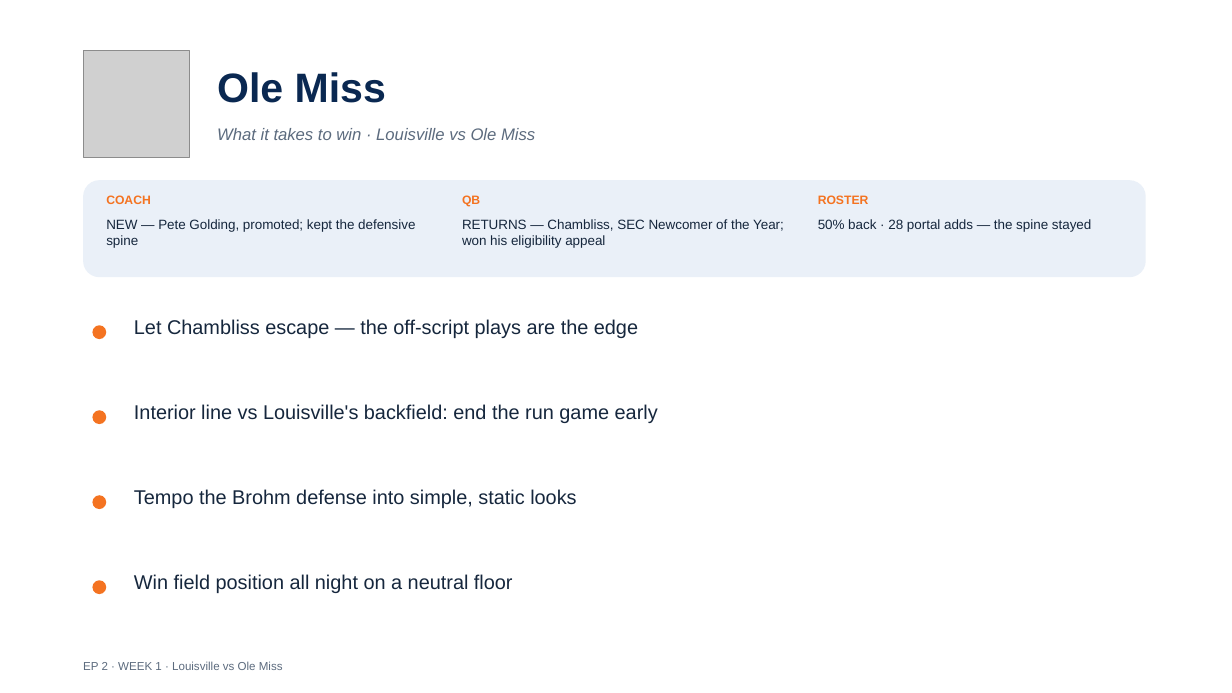
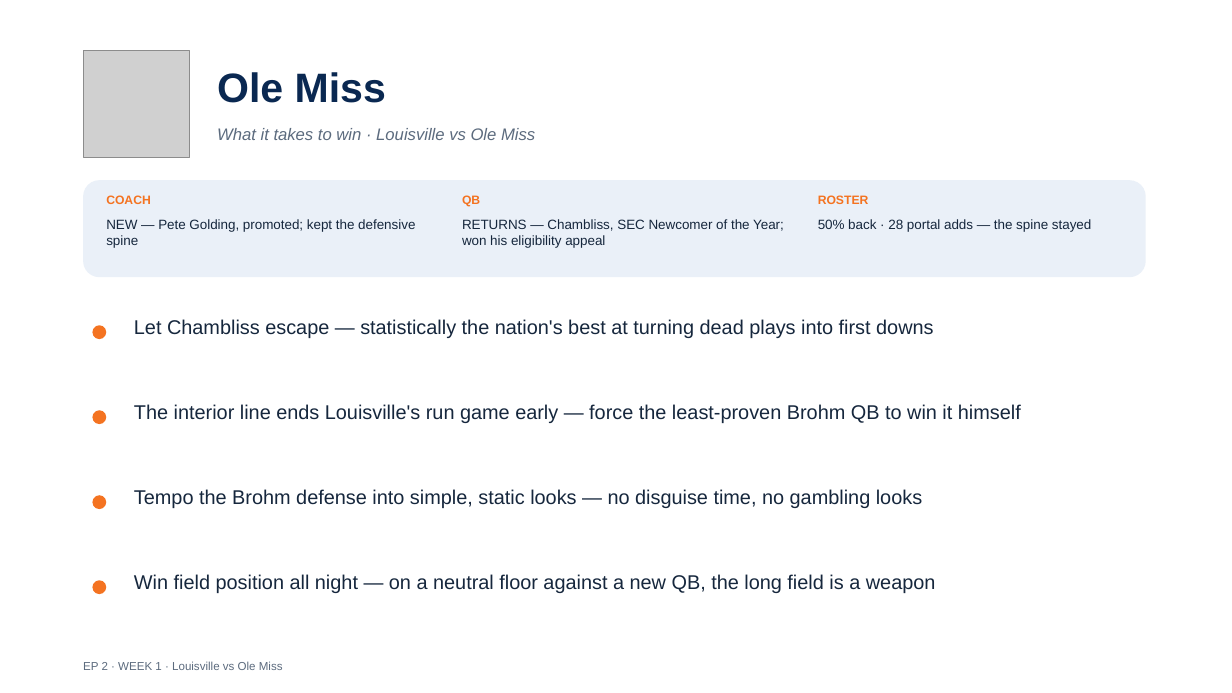
Before and after one commit to lucasalvarezflorida-lab/ncaa-fbs-analytics, a slide deck: slide 11 of decks/2026_Week1_Episode2.pptx. Drawn at 1232x693 pixels with LibreOffice and Linux fonts; fonts in the diff are those of the drawing; grey boxes stand for pictures. Boxes give left, top, right and bottom in pixels: in the first picture for what was removed or moved away, otherwise in the second. Text is boxed around its words. In the diff, an @@ line names an element or a change of style, - is before the commit and + after.

```diff
--- a/decks/2026_Week1_Episode2.pptx
+++ b/decks/2026_Week1_Episode2.pptx
@@ text at (134,319,933,338): text changed @@
-Let Chambliss escape — the off-script plays are the edge
+Let Chambliss escape — statistically the nation's best at turning dead plays into first downs
@@ text at (134,404,1021,423): text changed @@
-Interior line vs Louisville's backfield: end the run game early
+The interior line ends Louisville's run game early — force the least-proven Brohm QB to win it himself
@@ text at (134,489,922,508): text changed @@
-Tempo the Brohm defense into simple, static looks
+Tempo the Brohm defense into simple, static looks — no disguise time, no gambling looks
@@ text at (134,574,936,593): text changed @@
-Win field position all night on a neutral floor
+Win field position all night — on a neutral floor against a new QB, the long field is a weapon
```
Also in this commit, not shown: 11 other slides changed, 1 other file.
